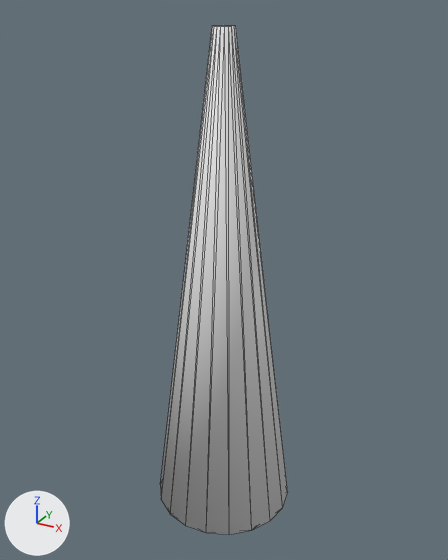
What one commit did to the FBX model Bed_Time_Story/Assets/10PersonalFolder/YounaCha/modeling/Prob/handlight_light.FBX.
Camera for both pictures: a camera (50 mm lens) standing at (273.0, -497.0, 508.0) and looking at (-2.0, 3.0, 258.0). Every picture has the same lights, and +X, +Y and +Z are marked at lower left. Mesh edges are drawn as thin lines.
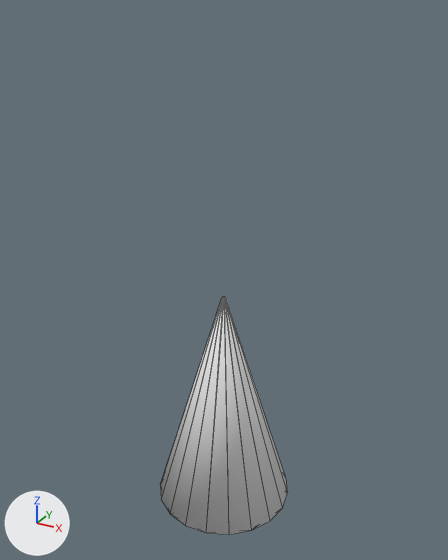
The newer file is also rescaled (x2.055), turned or shifted as a whole; pictures and numbers use the older file's frame.

Pixel boxes (x1, y1, x2, y2) of what changed, in the pictures (448 x 560 px):
'Cylinder001', reshaped (53% shorter): before (160, 25, 288, 534); after (160, 297, 288, 534)

The change in detail:
me_mesh has 38 vertices, 72 faces and spans x -73.0..74.0, y -74.0..74.0, z 0.0..494.0.
me_mesh is used by ob_cylinder001; location (0.0, -1.0, 0.0).
me_mesh part 1: all 19 vertices in x -10.0..10.0, y -10.0..10.0, z 494.0 are scaled about their middle by (0.209, 0.209, 1), then moved by (0.0, 0.0, -254.0).
